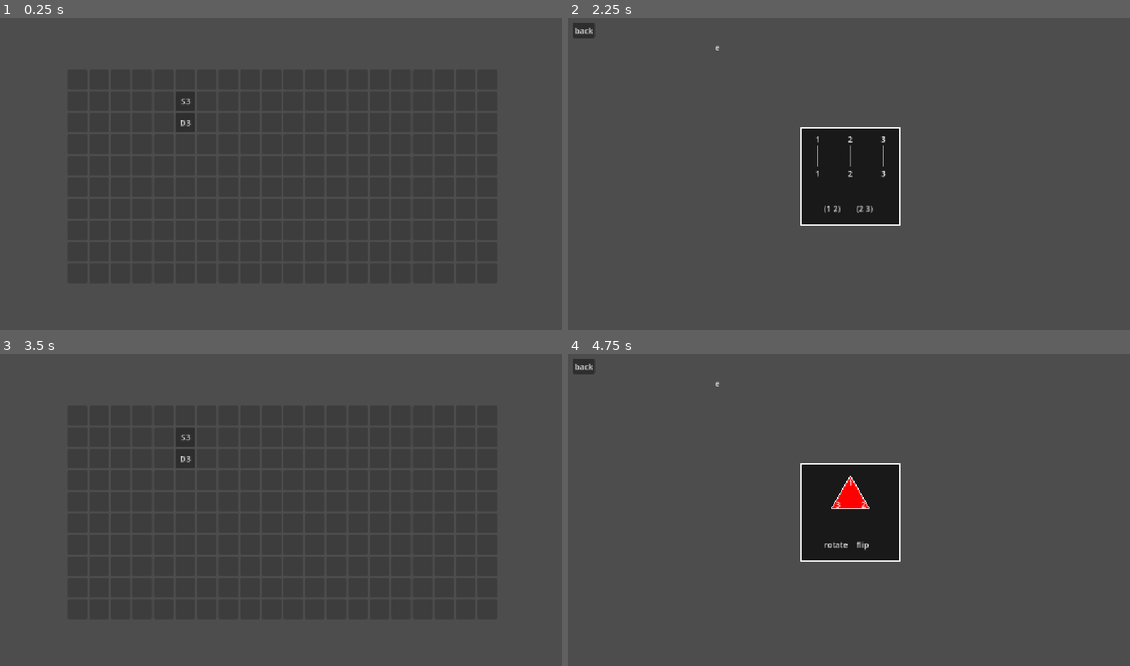
Above: before the commit, frames 1-4 (two rows, left to right).
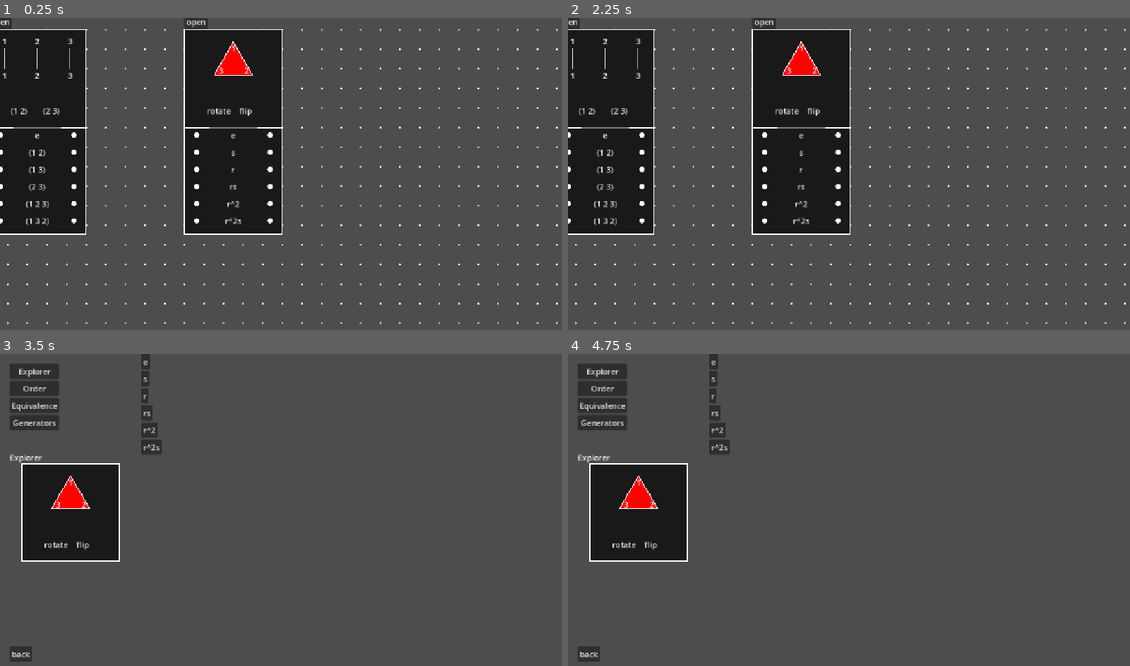
Above: after the commit, the same moments.

Repository: BenjaminGustafson/abstract-algebra-game
Game: Godot game, scene res://main.tscn
The game is run twice, just before and just after one commit, with the same random seed, the same clock (stepped at 60 frames per second) and the same inputs.
Inputs (mouse positions are in pixels of both pictures, inside the frame that each line leads up to):
- Up to frame 1 (0.25 s): no input
- Up to frame 2 (2.25 s): click (764, 21) at 0.5 s, where only the run after the commit has a clickable "open"; click (590, 317) at 1.25 s, where only the run after the commit has a clickable "back"; click (753, 102) at 2 s, where only the run before the commit has a clickable "S3"
- Up to frame 3 (3.5 s): click "back" (after the commit: "open") at 2.75 s
- Up to frame 4 (4.75 s): click (714, 360) at 3.5 s, where only the run after the commit has a clickable "e"; click (753, 460) at 4.25 s, where only the run before the commit has a clickable "D3"

The runs differ from the first frame. In frame 1, 22% of the frame differs, in the area x 0-100%, y 0-98%; in frame 2, 23%; in frame 3, 7.9%; in frame 4, 13%.

Commit message:
rewrite main with workspace

Diff:
--- a/group-theory-godot/groups/group.gd
+++ b/group-theory-godot/groups/group.gd
@@ -5,6 +5,21 @@
 
 var size := Vector2(200, 120)
 var current
+var overlay := Node2D.new()  # inter-group-only UI; the intra workspace hides it
+
+# Subclasses override _init and _ready, so attach the overlay on entering the tree
+func _enter_tree() -> void:
+	if overlay.get_parent() == null:
+		add_child(overlay)
+
+# Hides inter-group UI while the group is shown inside an intra-group workspace
+func enter_interior() -> void:
+	overlay.visible = false
+	overlay.process_mode = Node.PROCESS_MODE_DISABLED  # hidden hookups would still catch _input
+
+func exit_interior() -> void:
+	overlay.visible = true
+	overlay.process_mode = Node.PROCESS_MODE_INHERIT
 
 func _draw() -> void:
 	draw_rect(Rect2(Vector2.ZERO, size), Color(0.1, 0.1, 0.1))  # dark background, drawn first
--- a/group-theory-godot/main.gd
+++ b/group-theory-godot/main.gd
@@ -1,24 +1,30 @@
 extends Node2D
 
-var rooms := {
-	Vector2i(6, 2): Room.new(SymmetricGroup.new(3)),
-	Vector2i(6, 3): Room.new(DihedralGroup.new(3)),
-}
-var map := MapMenu.new()
-var current: Room
+var workspace := Workspace.new()
 
-func _ready():
-	add_child(map)
-	map.position = (get_viewport_rect().size - map.get_combined_minimum_size()) / 2
-	map.room_chosen.connect(_open)
-	for r in rooms.values():
-		r.back_requested.connect(_back)
+func _ready() -> void:
+	add_child(workspace)
+	var groups := [SymmetricGroup.new(3), DihedralGroup.new(3)]
+	for i in groups.size():
+		workspace.add_group(groups[i], Vector2(200 + 400 * i, 200))  # S3 left, D3 right
+	workspace.group_opened.connect(_open)
 
-func _open(c: Vector2i) -> void:
-	remove_child(map)
-	current = rooms[c]
-	add_child(current)
+# Swaps the inter-group workspace for the group's interior
+func _open(g: Group) -> void:
+	var pos := g.position  # restored on return; the interior repositions the group
+	g.get_parent().remove_child(g)  # must be parentless before the interior adopts it
+	g.enter_interior()
+	var interior := IntraGroupWorkspace.new(g)
+	interior.back_requested.connect(_close.bind(interior, g, pos))
+	remove_child(workspace)  # stays alive, just out of the tree
+	add_child(interior)
 
-func _back() -> void:
-	remove_child(current)
-	add_child(map)
+# Reverses _open: returns the group to the grid and drops the interior
+func _close(interior: IntraGroupWorkspace, g: Group, pos: Vector2) -> void:
+	g.get_parent().remove_child(g)
+	g.exit_interior()
+	g.position = pos
+	workspace.content.add_child(g)
+	remove_child(interior)
+	interior.queue_free()
+	add_child(workspace)
--- a/group-theory-godot/test_scenes/test_intra_group_workspace.gd
+++ b/group-theory-godot/test_scenes/test_intra_group_workspace.gd
@@ -1,4 +1,6 @@
 extends Node2D
 
 func _ready():
-	add_child(IntraGroupWorkspace.new(DihedralGroup.new(3)))
+	var w := IntraGroupWorkspace.new(DihedralGroup.new(3))
+	w.back_requested.connect(func(): print("back"))  # placeholder until main swaps workspaces
+	add_child(w)
--- a/group-theory-godot/test_scenes/test_workspace.gd
+++ b/group-theory-godot/test_scenes/test_workspace.gd
@@ -7,7 +7,5 @@
 
 	var groups := [SymmetricGroup.new(3), DihedralGroup.new(3)]
 	for i in groups.size():
-		var g: Group = groups[i]
-		g.position = Vector2(200 + 400 * i, 200)  # S3 left, D3 right
-		w.content.add_child(g)
-		g.add_child(ElementButtons.new(g, g.elements()))  # list rides along with the group
+		w.add_group(groups[i], Vector2(200 + 400 * i, 200))  # S3 left, D3 right
+	w.group_opened.connect(func(g): print(g))  # placeholder until the intra workspace is wired
--- a/group-theory-godot/workspace/intra_group_workspace.gd
+++ b/group-theory-godot/workspace/intra_group_workspace.gd
@@ -8,13 +8,18 @@
 var options := OptionTabs.new(OPTIONS)
 var panels := {}  # option name -> Node2D holding that option's content
 
+signal back_requested
+
+var back := Button.new()
+
+
 func _ready() -> void:
 	var view := get_viewport_rect().size
 	group.position = Vector2(view.x * 0.125, view.y / 2) - group.size / 2  # centered in left quarter
 	list.position = Vector2(view.x * 0.25, 0)
 	list.size = Vector2(view.x * 0.75, view.y)  # right 3/4, full height
 	options.position = Vector2(20, 20)  # top-left, above the panels
-
+	back.position = Vector2(20, view.y - 50)  # bottom-left
 
 func _init(g: Group) -> void:
 	group = g
@@ -31,6 +36,9 @@
 	panels["Explorer"].add_child(group)  # the group lives in the Explorer panel
 	options.option_chosen.connect(_show)
 	_show("Explorer")
+	back.text = "back"
+	back.pressed.connect(back_requested.emit)
+	add_child(back)
 
 func _show(o: String) -> void:
 	for n in panels:
--- a/group-theory-godot/workspace/workspace.gd
+++ b/group-theory-godot/workspace/workspace.gd
@@ -10,11 +10,10 @@
 var panning := false  # true while right mouse button is held
 
 var content := Node2D.new()  # holds zoom/offset; groups will be its children
+signal group_opened(g: Group)
 
 var dragged: Group  # group currently held, or null
 var grab := Vector2.ZERO  # cursor offset from the group's origin
-
-
 
 func _init() -> void:
 	add_child(content)
@@ -25,6 +24,16 @@
 	# Start at the middle of the clamp range, so there's equal slack on every side
 	content.position = (view - Vector2(cells * CELL) * content.scale.x) / 2
 
+# Places a group on the grid with its element buttons and an open button
+func add_group(g: Group, pos: Vector2) -> void:
+	g.position = pos
+	content.add_child(g)
+	g.overlay.add_child(ElementButtons.new(g, g.elements()))
+	var b := Button.new()
+	b.text = "open"
+	b.position = Vector2(0, -32)  # just above the group's top-left corner
+	b.pressed.connect(group_opened.emit.bind(g))
+	g.overlay.add_child(b)
 
 func _input(event: InputEvent) -> void:
 	if event is InputEventMouseButton and event.button_index == MOUSE_BUTTON_RIGHT:
@@ -55,7 +64,7 @@
 
 func _clamp() -> void:
 	var view := get_viewport_rect().size
-	var grid := (Vector2(cells)+Vector2(2,2)) * CELL * content.scale.x  # grid size on screen
+	var grid := (Vector2(cells)+Vector2(0,0)) * CELL * content.scale.x  # grid size on screen
 	# Corner must stay in [view - grid, 0] so the view never leaves the grid
 	content.position = content.position.clamp(view - grid, Vector2(0,0))
 	queue_redraw()  # dots are drawn through content's transform
